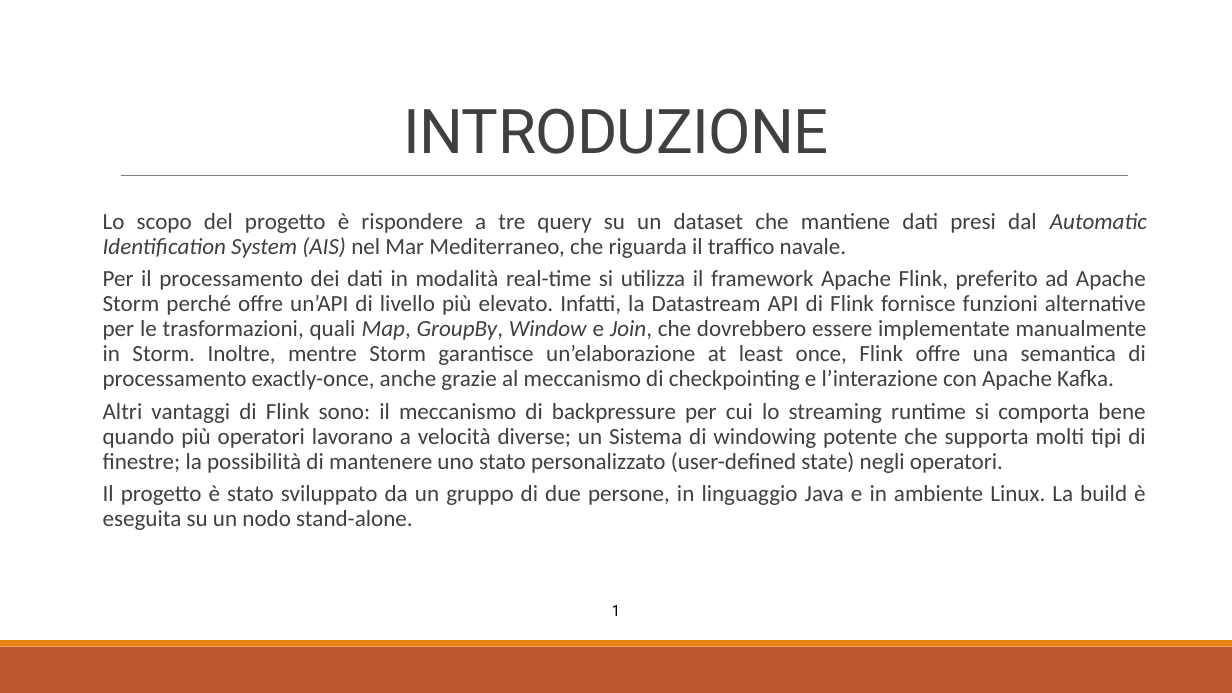
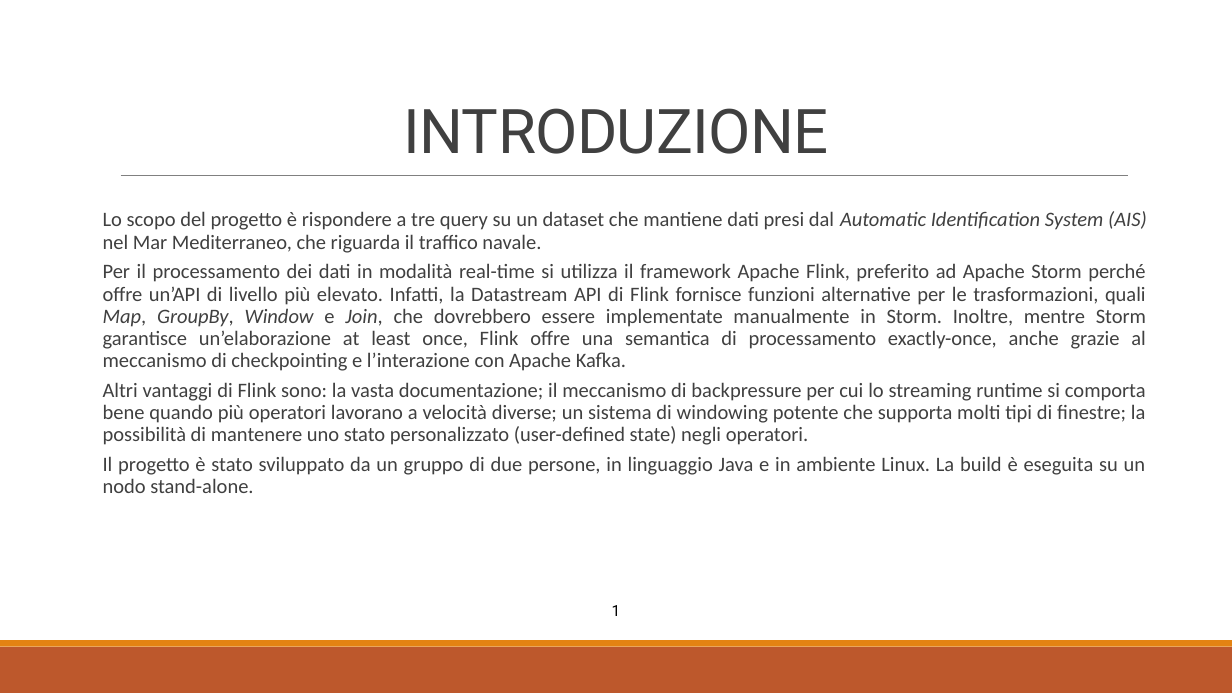
Before and after one commit to tizianotaglienti/sabd2021-project2, a slide deck: slide 3 of PROGETTO SABD 2.pptx. Drawn at 1232x693 pixels with LibreOffice and Linux fonts; fonts in the diff are those of the drawing. Boxes give left, top, right and bottom in pixels: in the first picture for what was removed or moved away, otherwise in the second. Text is boxed around its words. In the diff, an @@ line names an element or a change of style, - is before the commit and + after.

```diff
--- a/PROGETTO SABD 2.pptx
+++ b/PROGETTO SABD 2.pptx
@@ text at bbox=[103, 211, 1147, 493]: size 18 to 16 pt in "Lo scopo del progetto è rispondere a ...", "Per il processamento dei dati in modalità ...", "Il progetto è stato sviluppato da un ..." @@
@@ text at bbox=[103, 382, 1146, 445]: text changed; size 18 to 16 pt @@
-Altri vantaggi di Flink sono: il meccanismo di backpressure per cui lo streaming runtime si comporta bene quando più operatori lavorano a velocità diverse; un Sistema di windowing potente che supporta molti tipi di finestre; la possibilità di mantenere uno stato personalizzato (user-defined state) negli operatori.
+Altri vantaggi di Flink sono: la vasta documentazione; il meccanismo di backpressure per cui lo streaming runtime si comporta bene quando più operatori lavorano a velocità diverse; un sistema di windowing potente che supporta molti tipi di finestre; la possibilità di mantenere uno stato personalizzato (user-defined state) negli operatori.
```
Also in this commit, not shown: 1 slide added, 1 slide removed, 1 other file.
